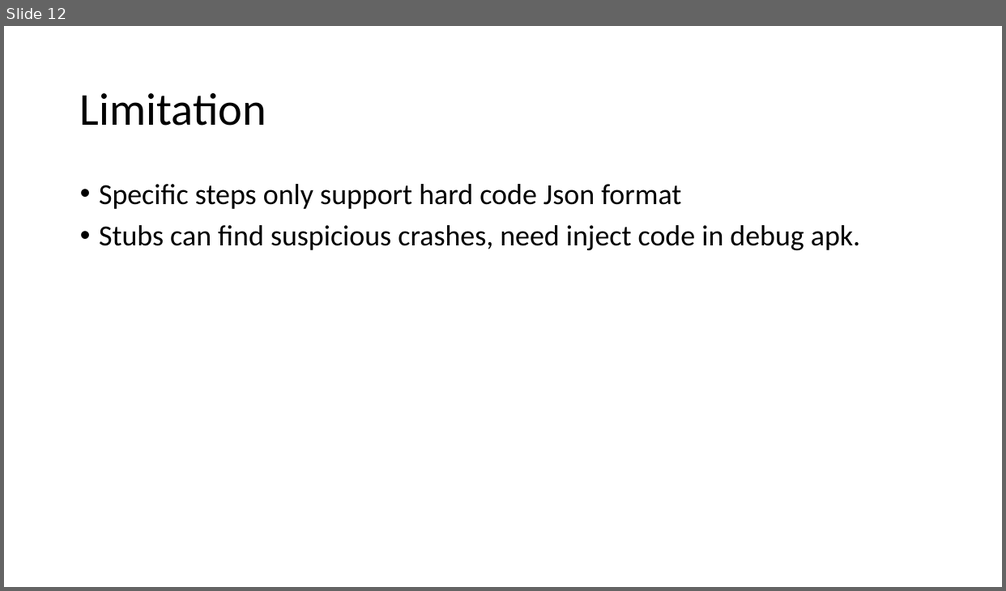
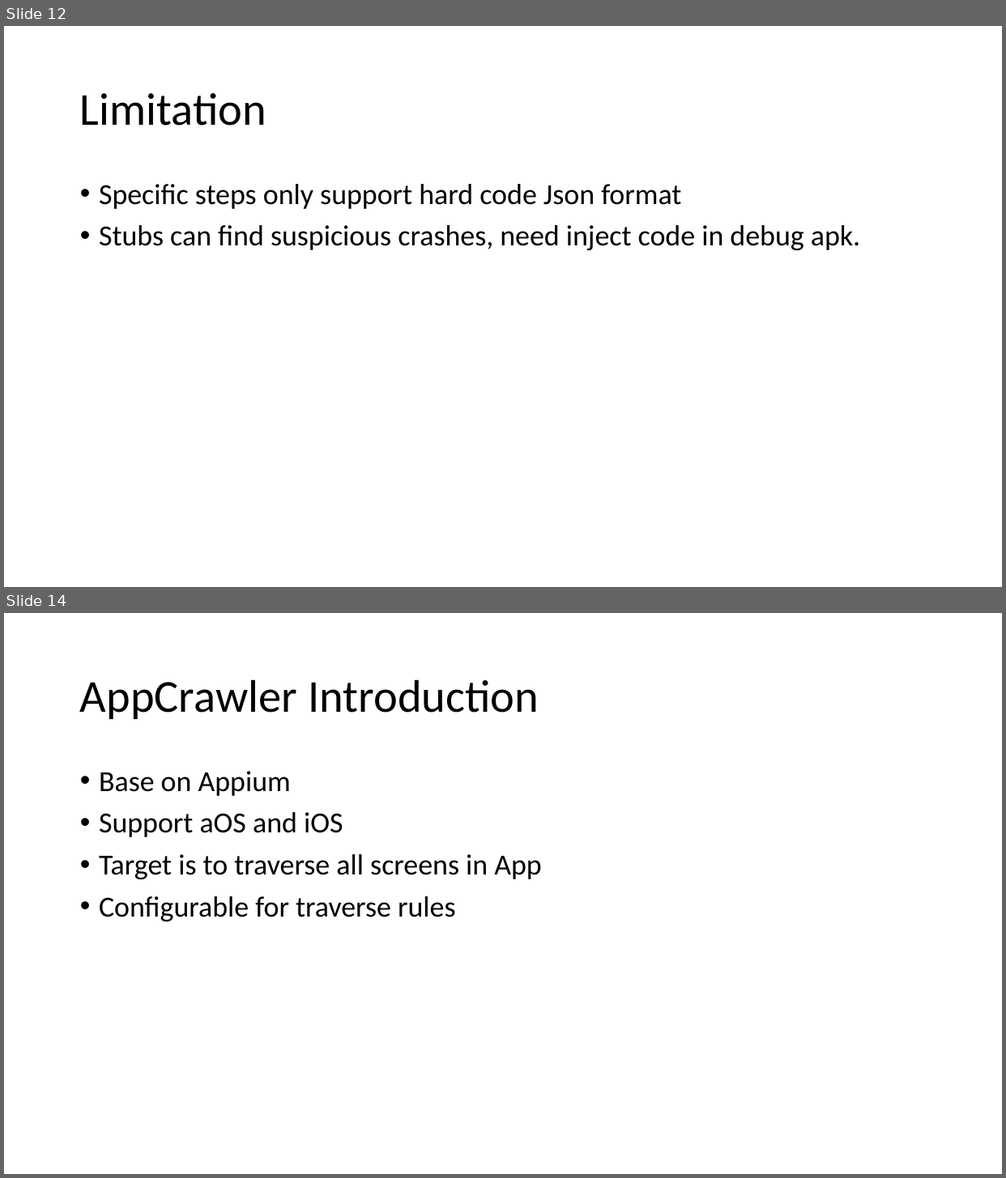
Before and after one commit to RexSong/TrainingVideo, a slide deck: monkey/aos/MonkeyTesting.pptx. Shown one above the other, each under a label of ours: slide 12 before the commit, slides 12 and 14 after it; the slides between them are not shown. The pictures are 1006x591 and 1006x1178 pixels, drawn with LibreOffice and Linux fonts; fonts in the diff are those of the drawing. Boxes give left, top, right and bottom in pixels: in the first picture for what was removed or moved away, otherwise in the second. Text is boxed around its words. In the diff, an @@ line names an element or a change of style, - is before the commit and + after.

```diff
--- a/monkey/aos/MonkeyTesting.pptx
+++ b/monkey/aos/MonkeyTesting.pptx
@@ slide 14 added at box(4, 613, 1002, 1174), background #FFFFFF @@
@@ title added at box(80, 679, 539, 719), 44 pt, text #000000 @@
+AppCrawler Introduction
@@ text added at box(99, 771, 541, 922), 28 pt, text #000000 @@
+• Base on Appium
+• Support aOS and iOS
+• Target is to traverse all screens in App
+• Configurable for traverse rules
```
Also in this commit, not shown: 6 other slides added, 2 other files.
